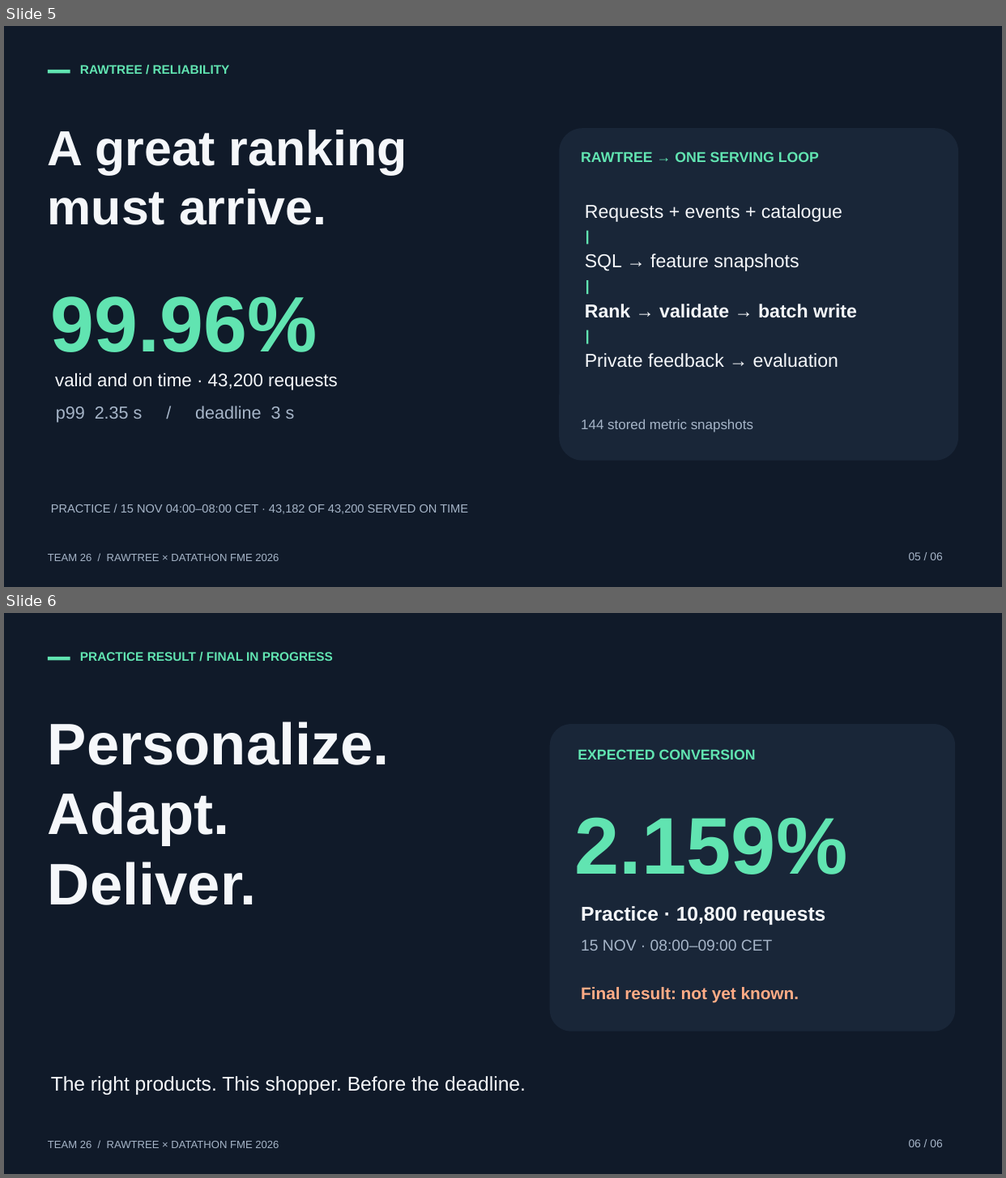
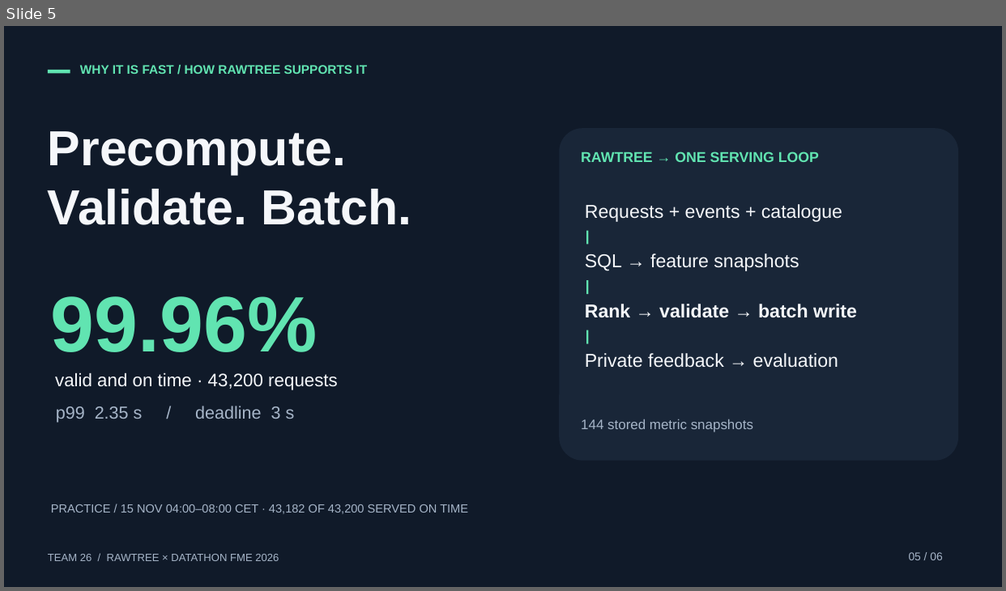
Before and after one commit to SalvaColl/datathon-fme, a slide deck: presentation/pitch_3min/Team26_3min.pptx. Shown one above the other, each under a label of ours: slides 5 and 6 before the commit, slide 5 after it. The pictures are 1006x1178 and 1006x591 pixels, drawn with LibreOffice and Linux fonts; fonts in the diff are those of the drawing. Boxes give left, top, right and bottom in pixels: in the first picture for what was removed or moved away, otherwise in the second. Text is boxed around its words. In the diff, an @@ line names an element or a change of style, - is before the commit and + after.

```diff
--- a/presentation/pitch_3min/Team26_3min.pptx
+++ b/presentation/pitch_3min/Team26_3min.pptx
@@ slide 6 removed at (4,613,1002,1174), background #FFFFFF @@
@@ rectangle removed at (4,613,1002,1174) @@
@@ rectangle removed at (48,657,70,660) @@
@@ text removed at (80,652,333,661) @@
-PRACTICE RESULT / FINAL IN PROGRESS
@@ text removed at (48,722,390,905) @@
-Personalize.
-Adapt.
-Deliver.
@@ rounded rectangle removed at (550,724,956,1032) @@
@@ text removed at (577,749,756,760) @@
-EXPECTED CONVERSION
@@ text removed at (575,817,848,875) @@
-2.159%
@@ text removed at (581,906,826,925) @@
-Practice · 10,800 requests
@@ text removed at (581,939,772,951) @@
-15 NOV · 08:00–09:00 CET
@@ text removed at (581,987,799,1003) @@
-Final result: not yet known.
@@ text removed at (51,1076,526,1095) @@
-The right products. This shopper. Before the deadline.
@@ text removed at (48,1141,279,1148) @@
-TEAM 26 / RAWTREE × DATATHON FME 2026
@@ text removed at (909,1139,942,1148) @@
-06 / 06
@@ slide 5 changed as well @@
@@ text at (80,65,367,74): text changed @@
-RAWTREE / RELIABILITY
+WHY IT IS FAST / HOW RAWTREE SUPPORTS IT
@@ text at (48,131,411,225): text changed @@
-A great ranking
-must arrive.
+Precompute.
+Validate. Batch.
```
Also in this commit, not shown: 3 other slides changed, 2 slides added, 1 other slide removed, 19 other files.
